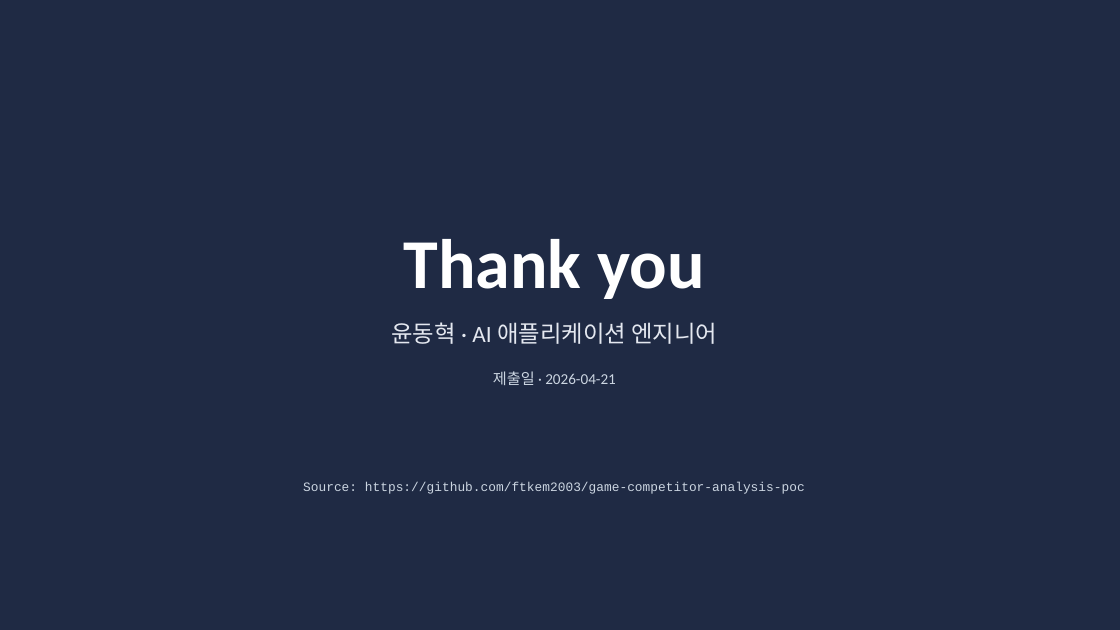
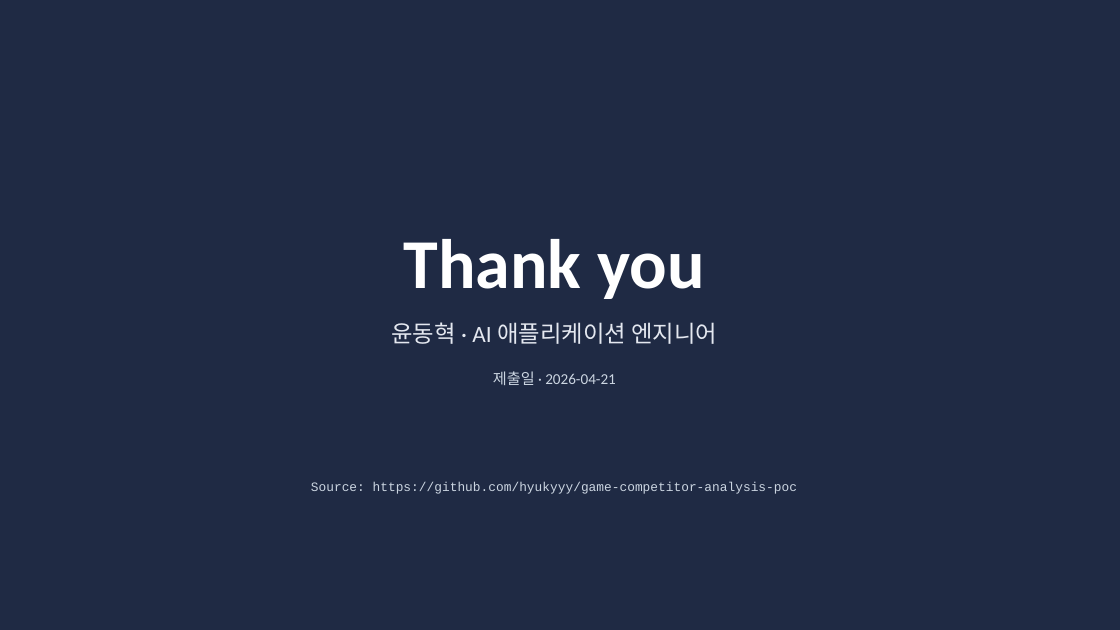
Before and after one commit to hyukyyy/game-competitor-analysis-poc, a slide deck: slide 20 of docs/submission/submission.pptx. Drawn at 1120x630 pixels with LibreOffice and Linux fonts; fonts in the diff are those of the drawing. Boxes give left, top, right and bottom in pixels: in the first picture for what was removed or moved away, otherwise in the second. Text is boxed around its words. In the diff, an @@ line names an element or a change of style, - is before the commit and + after.

```diff
--- a/docs/submission/submission.pptx
+++ b/docs/submission/submission.pptx
@@ text at <box>311,482,797,494</box>: text changed @@
-Source: https://github.com/ftkem2003/game-competitor-analysis-poc
+Source: https://github.com/hyukyyy/game-competitor-analysis-poc
```
Also in this commit, not shown: 4 other slides changed, 11 other files.
